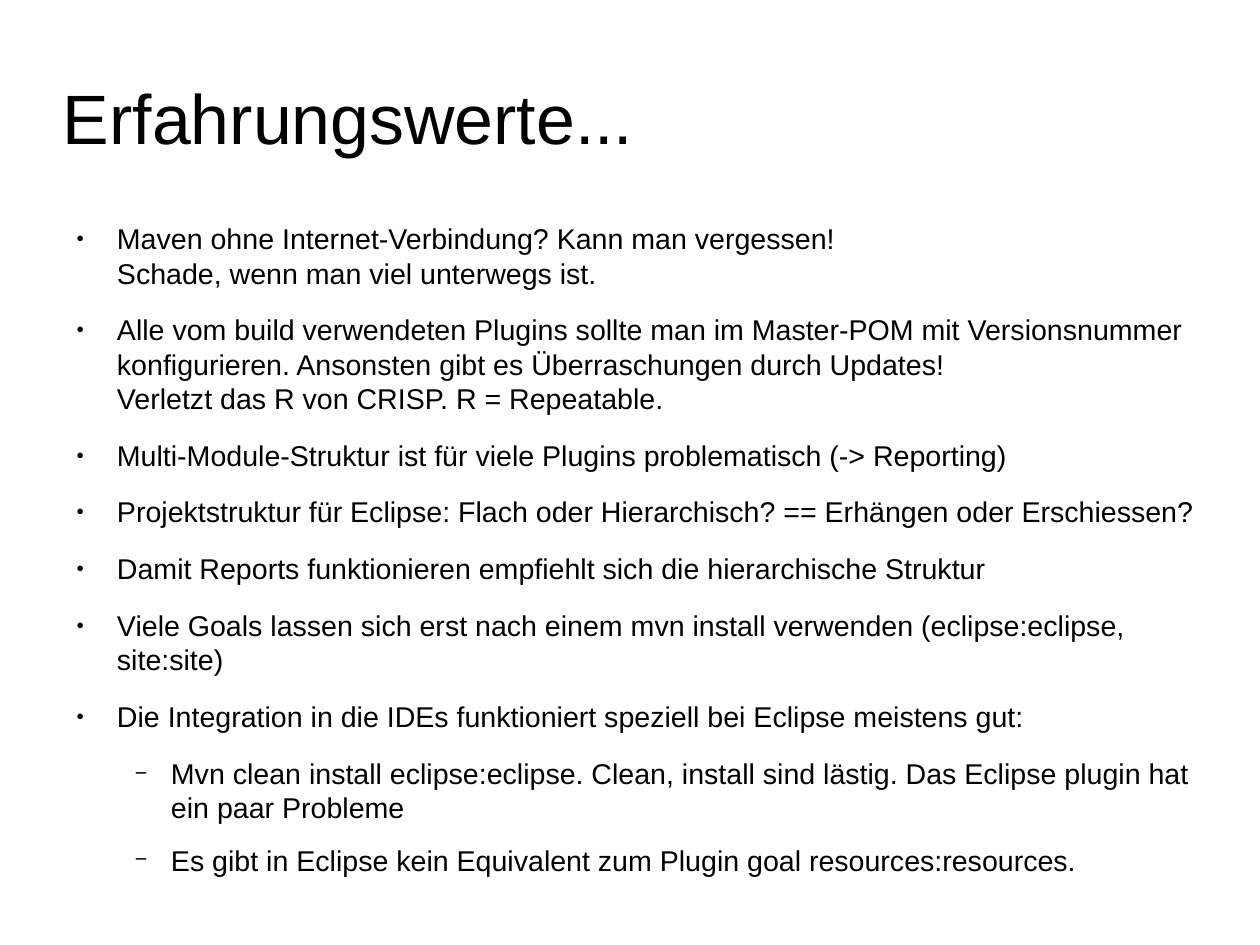
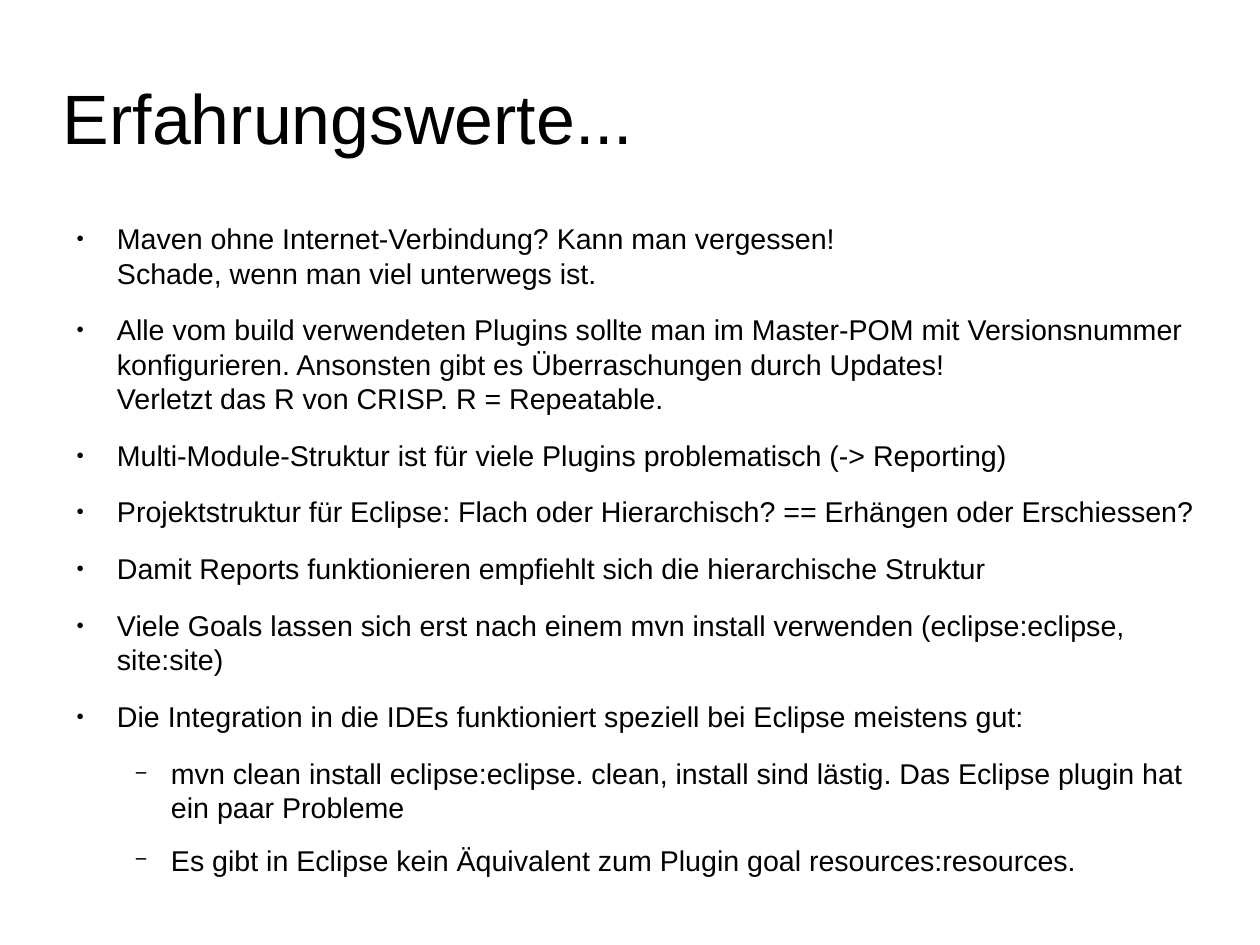
Before and after one commit to herrwieger/experttrainingbuildsystems, a slide deck: slide 14 of praesentationen/maven2.odp (slide 10 before the commit). Drawn at 1260x945 pixels with LibreOffice and Linux fonts; fonts in the diff are those of the drawing. Boxes give left, top, right and bottom in pixels: in the first picture for what was removed or moved away, otherwise in the second. Text is boxed around its words. In the diff, an @@ line names an element or a change of style, - is before the commit and + after.

```diff
--- a/praesentationen/maven2.odp
+++ b/praesentationen/maven2.odp
@@ text at (x1=171, y1=763, x2=1182, y2=876): text changed @@
-  − Mvn clean install eclipse:eclipse. Clean, install sind lästig. Das Eclipse plugin hat ein paar Probleme
-  − Es gibt in Eclipse kein Equivalent zum Plugin goal resources:resources.
+  − mvn clean install eclipse:eclipse. clean, install sind lästig. Das Eclipse plugin hat ein paar Probleme
+  − Es gibt in Eclipse kein Äquivalent zum Plugin goal resources:resources.
```
Also in this commit, not shown: 7 other slides changed, 7 slides added, 3 slides removed.
